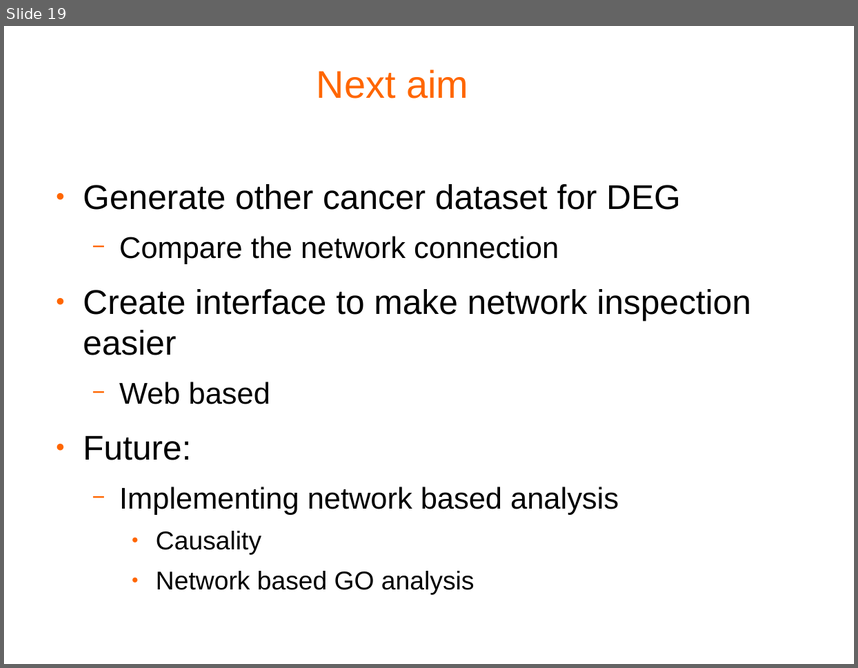
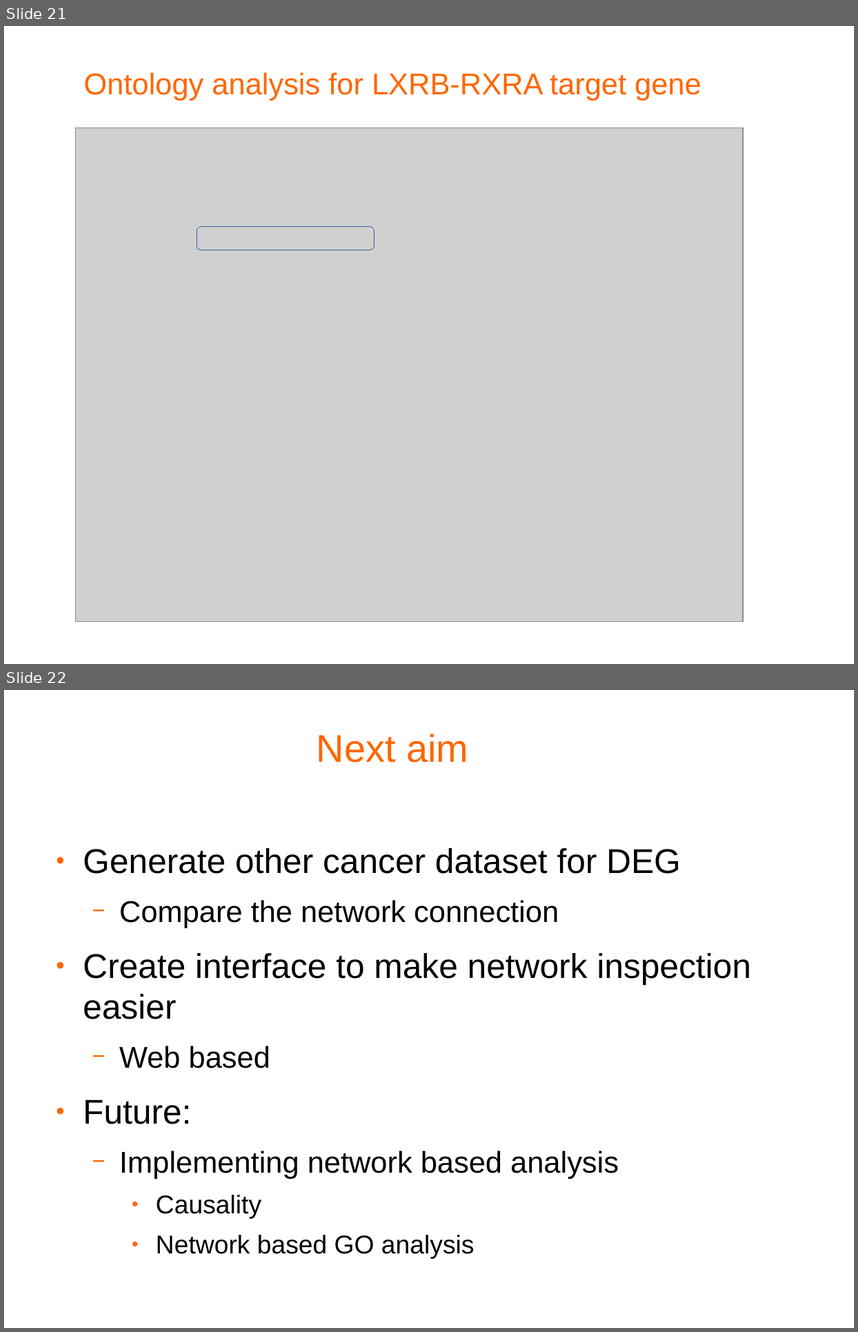
Before and after one commit to barbarian1803/python-grn, a slide deck: data/Result summary.odp. Shown one above the other, each under a label of ours: slide 19 before the commit, slides 21 and 22 after it. The pictures are 858x668 and 858x1332 pixels, drawn with LibreOffice and Linux fonts; fonts in the diff are those of the drawing; grey boxes stand for pictures; background and template pictures are left out. Boxes give left, top, right and bottom in pixels: in the first picture for what was removed or moved away, otherwise in the second. Text is boxed around its words. In the diff, an @@ line names an element or a change of style, - is before the commit and + after.

```diff
--- a/data/Result summary.odp
+++ b/data/Result summary.odp
@@ slide 21 added at bbox=[4, 26, 854, 664], background #FFFFFF @@
@@ title added at bbox=[84, 72, 702, 101], 28 pt, text #FF6600 @@
+Ontology analysis for LXRB-RXRA target gene
@@ picture added at bbox=[75, 128, 743, 621] @@
@@ rounded rectangle added at bbox=[197, 227, 375, 250], outline #3465A4 0 pt @@
@@ what was slide 19 is now slide 22 @@
```
Also in this commit, not shown: 1 slide changed, 6 other slides added, 4 slides removed, 8 other files.
